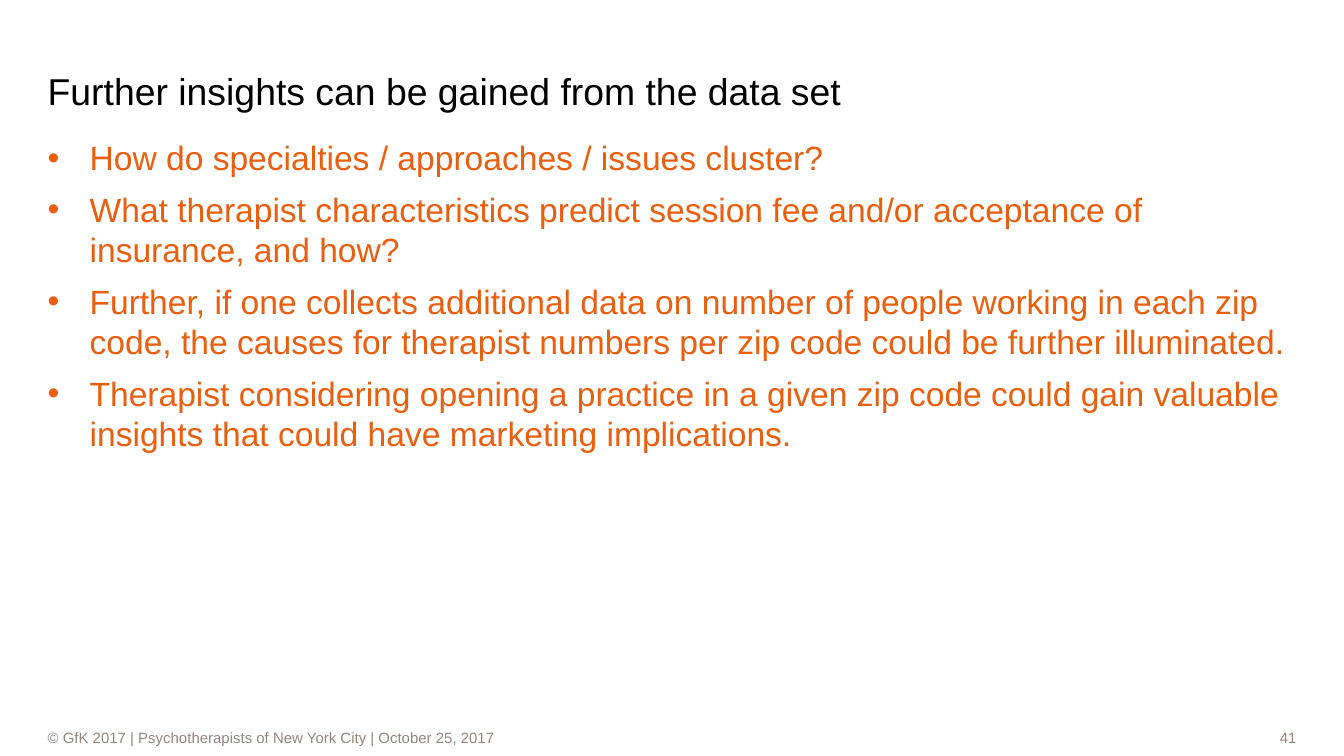
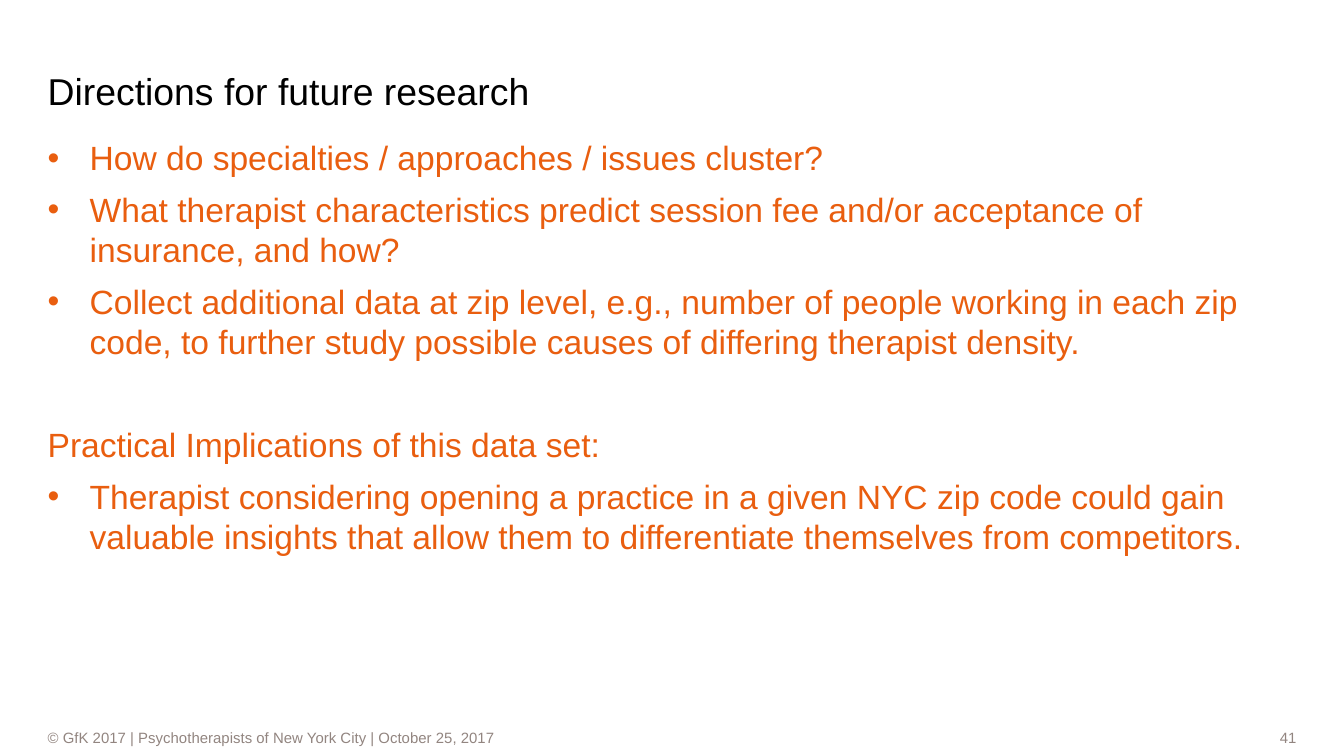
Before and after one commit to dl7631/psychotherapists, a slide deck: slide 41 of 2_Processing/NYC Psychotherapists.pptx. Drawn at 1344x756 pixels with LibreOffice and Linux fonts; fonts in the diff are those of the drawing; background and template pictures are left out. Boxes give left, top, right and bottom in pixels: in the first picture for what was removed or moved away, otherwise in the second. Text is boxed around its words. In the diff, an @@ line names an element or a change of style, - is before the commit and + after.

```diff
--- a/2_Processing/NYC Psychotherapists.pptx
+++ b/2_Processing/NYC Psychotherapists.pptx
@@ title at <box>48,78,529,106</box>: text changed @@
-Further insights can be gained from the data set
+Directions for future research
@@ text at <box>48,289,1242,555</box>: text changed @@
-• Further, if one collects additional data on number of people working in each zip code, the causes for therapist numbers per zip code could be further illuminated.
-• Therapist considering opening a practice in a given zip code could gain valuable insights that could have marketing implications.
+• Collect additional data at zip level, e.g., number of people working in each zip code, to further study possible causes of differing therapist density.
+Practical Implications of this data set:
+• Therapist considering opening a practice in a given NYC zip code could gain valuable insights that allow them to differentiate themselves from competitors.
```
Also in this commit, not shown: 1 other slide changed, 1 other file.
